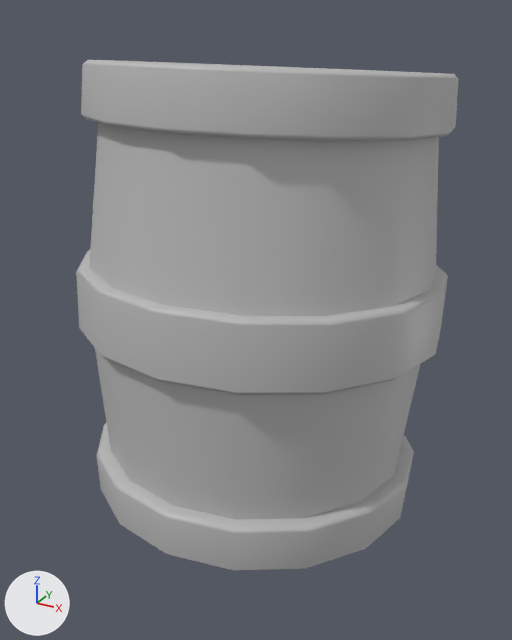
A saved change to the FBX model Art/Export/SK/Customiser/Torso/SK_Barrel.fbx.
The view is the same before and after, from a 50 mm camera at (0.598, -1.112, 1.611) aimed at (0.015, -0.052, 1.081). Every picture has the same lights, and +X, +Y and +Z are marked at lower left. Where no turn or scale is listed for an object, it has been applied to the vertices.

The older version as bpy lines, for what is in view:
```python
me_mesh = bpy.data.meshes.new('Mesh')
me_mesh.from_pydata(...)  # 426 vertices, 360 faces; spans x -0.341..0.341, y -0.345..0.345, z -0.424..0.424
me_mesh.materials.append(mat_m_carribean_atlas)  # grey #bcbcbc
ob_sm_barrel = bpy.data.objects.new('SM_Barrel', me_mesh)
ob_sm_barrel.location = (0.0, 0.0, 1.119)
```
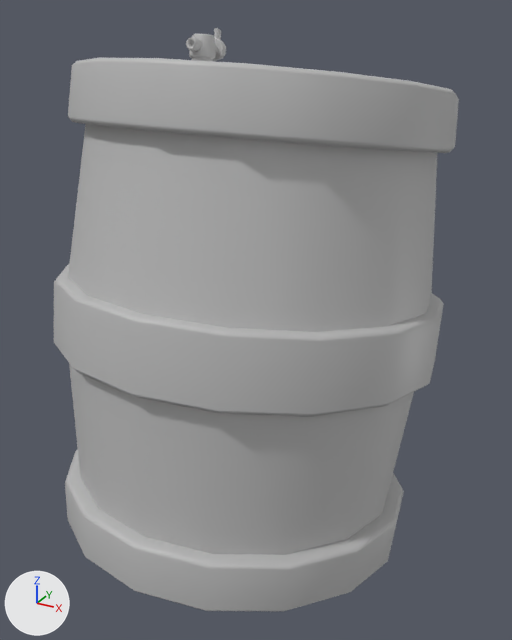
Boxes [x1, y1, x2, y2] around the edits, measured in the pictures (512 x 640 px; the box of a moved part takes in the faces that stretch with it):
'SM_Barrel', reshaped, moved (6% wider, 14% taller)
    before: [76, 60, 458, 571]
    after: [54, 28, 459, 612]
part 1 of me_mesh, moved or reshaped
    before: [95, 349, 420, 520]
    after: [69, 363, 414, 555]
part 2 of me_mesh, moved or reshaped
    before: [89, 123, 439, 316]
    after: [68, 124, 438, 332]
part 3 of me_mesh, moved or reshaped
    before: [81, 60, 458, 142]
    after: [68, 58, 459, 153]
part 4 of me_mesh, moved or reshaped
    before: [76, 250, 448, 395]
    after: [54, 264, 444, 417]
part 5 of me_mesh, moved or reshaped
    before: [97, 423, 414, 571]
    after: [65, 449, 404, 612]
part 6 of me_mesh, added
    after: [186, 37, 218, 54]
part 7 of me_mesh, added
    after: [213, 38, 226, 61]
part 8 of me_mesh, added
    after: [189, 34, 216, 60]
part 9 of me_mesh, added
    after: [214, 28, 221, 40]
part 10 of me_mesh, added
    after: [192, 57, 213, 61]

The edits, one by one:
Material 'M_Carribean_Atlas1' (mat_m_carribean_atlas1) is new.
Its base color is (0.5, 0.5, 0.5) (grey #bcbcbc).
me_mesh is used by ob_sm_barrel; location (0.0, 0.0, 1.119).
me_mesh had 426 vertices, 360 faces and spanned x -0.341..0.341, y -0.345..0.345, z -0.424..0.424.
me_mesh now has 626 vertices, 527 faces and spans x -0.35..0.35, y -0.39..0.38, z -0.486..0.463.
me_mesh part 1: the loose piece of 37 vertices spanning x -0.319..0.319, y -0.322..0.314, z -0.406..-0.033 is multiplied about its middle by the matrix ((0.0, -1.022, 0.078), (1.012, 0.013, 0.167), (-0.167, 0.077, 1.009)), then moved by (-0.013, -0.037, -0.031), in mat_m_carribean_atlas1 (grey #bcbcbc).
me_mesh part 2: the loose piece of 37 vertices spanning x -0.319..0.319, y -0.314..0.322, z 0.034..0.407 is multiplied about its middle by the matrix ((0.0, -1.022, 0.078), (1.012, 0.013, 0.167), (-0.167, 0.077, 1.009)), then moved by (0.013, 0.028, -0.026), in mat_m_carribean_atlas1 (grey #bcbcbc).
me_mesh part 3: the loose piece of 128 vertices spanning x -0.321..0.321, y -0.296..0.345, z 0.285..0.424 is multiplied about its middle by the matrix ((0.0, -1.022, 0.078), (1.012, 0.013, 0.167), (-0.167, 0.077, 1.009)), then moved by (0.003, 0.03, -0.023), in mat_m_carribean_atlas1 (grey #bcbcbc).
me_mesh part 4: the loose piece of 96 vertices spanning x -0.341..0.341, y -0.344..0.344, z -0.085..0.085 is multiplied about its middle by the matrix ((0.0, -1.022, 0.078), (1.012, 0.013, 0.167), (-0.167, 0.077, 1.009)), then moved by (0.0, -0.005, -0.028), in mat_m_carribean_atlas1 (grey #bcbcbc).
me_mesh part 5: the loose piece of 128 vertices spanning x -0.321..0.321, y -0.345..0.296, z -0.424..-0.285 is multiplied about its middle by the matrix ((0.0, -1.022, 0.078), (1.012, 0.013, 0.167), (-0.167, 0.077, 1.009)), then moved by (-0.003, -0.04, -0.033), in mat_m_carribean_atlas1 (grey #bcbcbc).
me_mesh part 6: a new loose piece of 52 vertices spanning x -0.009..0.009, y -0.17..-0.102, z 0.426..0.453, in mat_m_carribean_atlas (grey #bcbcbc).
me_mesh part 7: a new loose piece of 52 vertices spanning x -0.016..0.016, y -0.11..-0.091, z 0.418..0.45, in mat_m_carribean_atlas (grey #bcbcbc).
me_mesh part 8: a new loose piece of 52 vertices spanning x -0.019..0.019, y -0.16..-0.119, z 0.421..0.457, in mat_m_carribean_atlas (grey #bcbcbc).
me_mesh part 9: a new loose piece of 24 vertices spanning x -0.004..0.004, y -0.103..-0.09, z 0.442..0.463, in mat_m_carribean_atlas (grey #bcbcbc).
me_mesh part 10: a new loose piece of 20 vertices spanning x -0.015..0.015, y -0.16..-0.124, z 0.392..0.429, in mat_m_carribean_atlas (grey #bcbcbc).
me_mesh now uses material mat_m_carribean_atlas1 (grey #bcbcbc).
Object 'SM_Barrel' (ob_sm_barrel) moves from (0.0, 0.0, 1.119) to (0.0, -0.046, 1.121).
